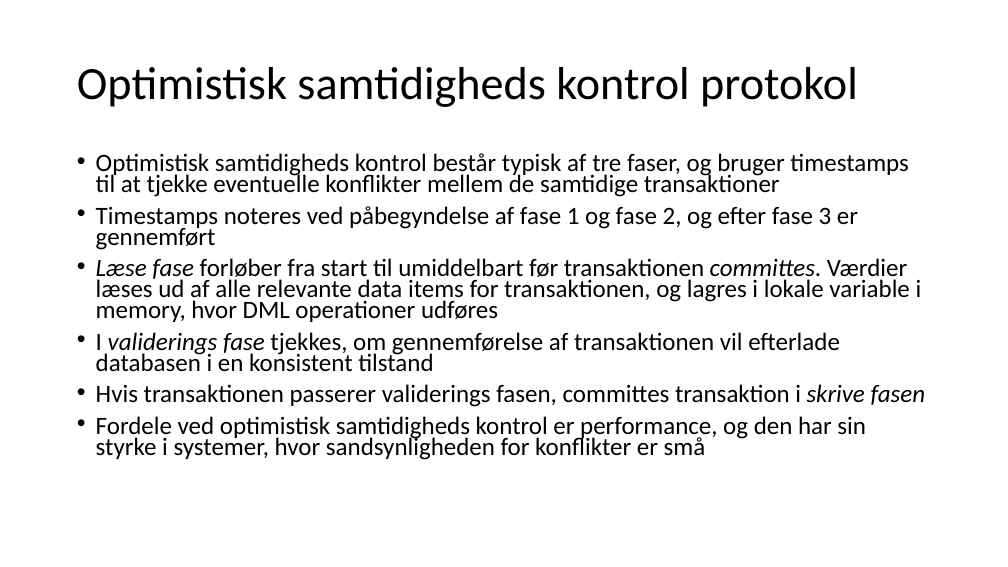
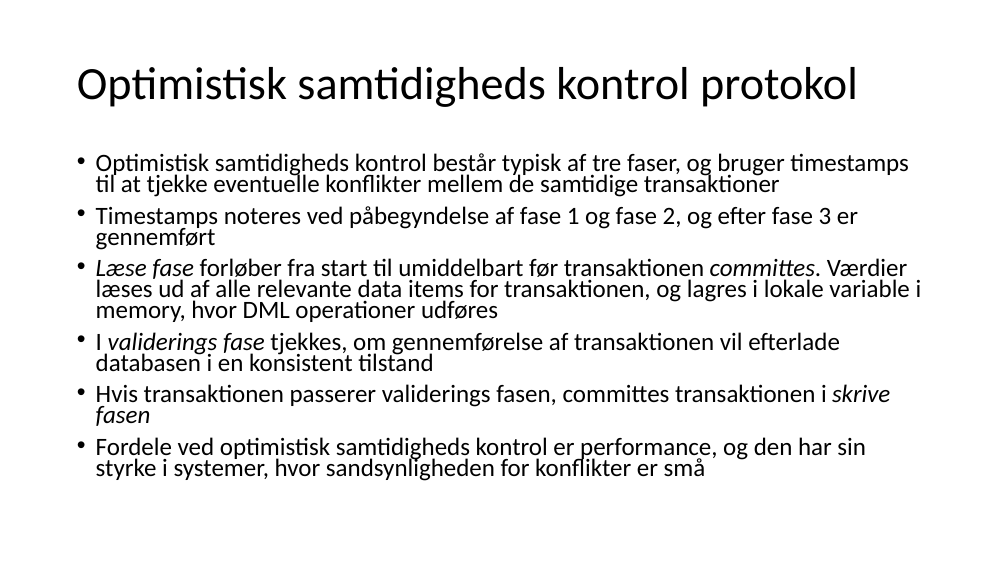
Before and after one commit to JensErikPedersen/misc, a slide deck: slide 11 of eventmanagement/Præsentation.pptx. Drawn at 1008x567 pixels with LibreOffice and Linux fonts; fonts in the diff are those of the drawing. Boxes give left, top, right and bottom in pixels: in the first picture for what was removed or moved away, otherwise in the second. Text is boxed around its words. In the diff, an @@ line names an element or a change of style, - is before the commit and + after.

```diff
--- a/eventmanagement/Præsentation.pptx
+++ b/eventmanagement/Præsentation.pptx
@@ text at (96, 384, 890, 426): text changed @@
-• Hvis transaktionen passerer validerings fasen, committes transaktion i skrive fasen
+• Hvis transaktionen passerer validerings fasen, committes transaktionen i skrive fasen
```
Also in this commit, not shown: 2 other slides changed, 1 other file.
